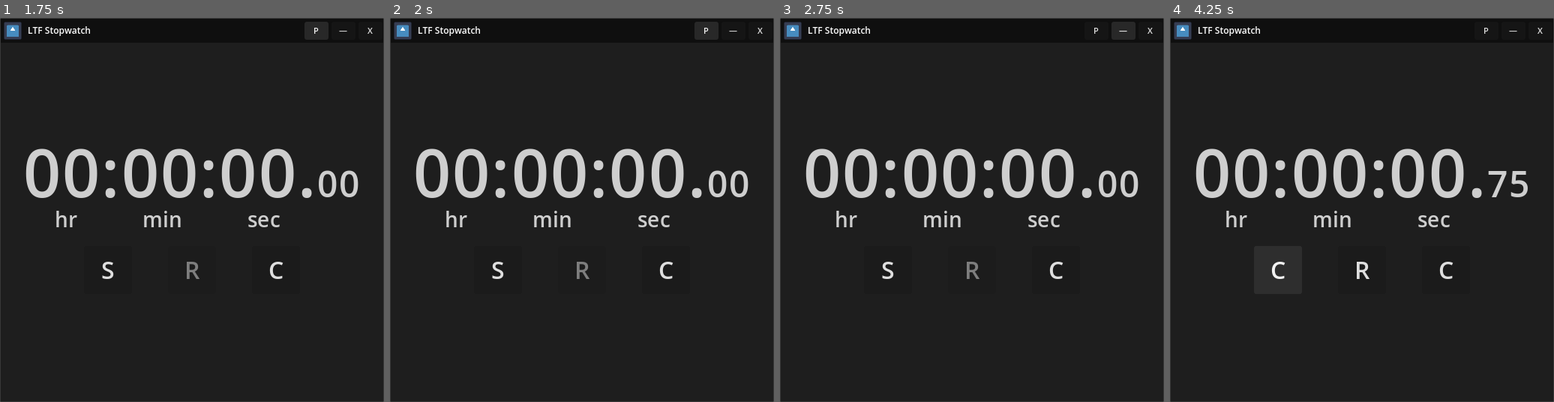
Above: before the commit, frames 1-4 (left to right).
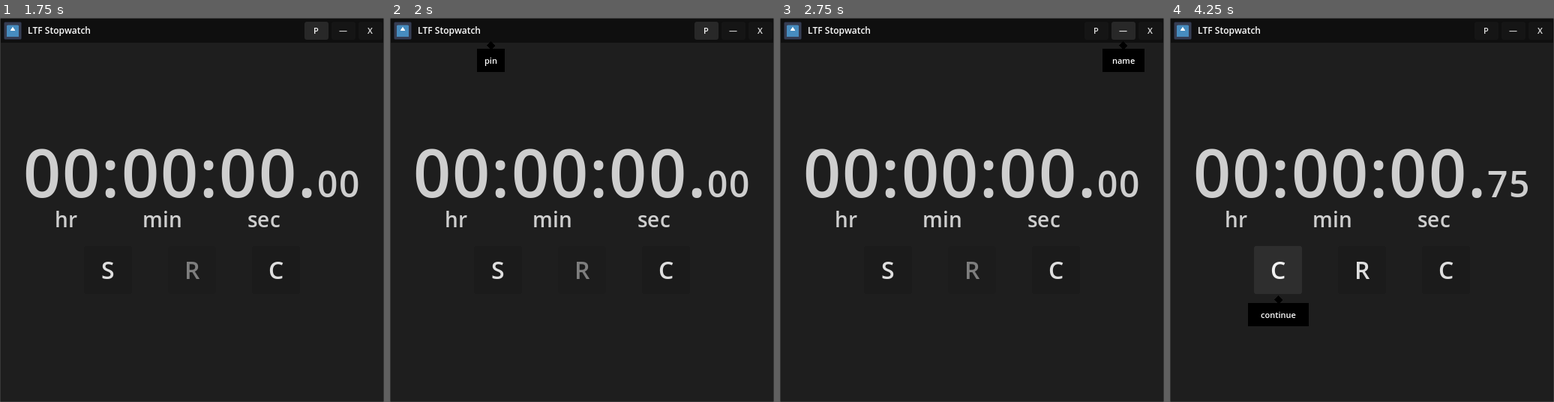
Above: after the commit, the same moments.

Repository: LiteFeather1/ltf-stopwatch
Game: Godot game, scene res://main.tscn
Two runs of this game, one before a commit and one after it. Both use one fixed random seed, a clock stepped at 60 frames per second and the inputs below. The engine's default icon, where the game draws it, is replaced by a stand-in: a white triangle on a blue panel in a dark square.
Inputs:
- Up to frame 1 (1.75 s): click "P" at 0.5 s; click "nP" at 1.25 s
- Up to frame 2 (2 s): no input
- Up to frame 3 (2.75 s): click "—" at 2 s
- Up to frame 4 (4.25 s): click "S" at 2.75 s; click "P" at 3.5 s

Frame 1 is identical in both runs. In frame 2, 0.4% of the frame differs, in the area x 22-30%, y 6-15%; in frame 3, 0.7%; in frame 4, 1.0%, in the area x 20-37%, y 72-81%.
Error before the commit: Cannot call method 'get_theme_font' on a null value. (res://scenes/pop_up.gd:19)

Commit message:
#25 chrome

Diff:
--- a/scenes/chrome.gd
+++ b/scenes/chrome.gd
@@ -2,42 +2,42 @@
 
 
 @export_category("Buttons")
-@export var b_close: ButtonPopUp
-@export var b_pin: ButtonPopUp
+@export var _b_close: ButtonPopUp
+@export var _b_pin: ButtonPopUp
 
 @export_category("Title")
-@export var l_title: Label
+@export var _l_title: Label
 
 @export_category("Win settings")
-@export var window_margin := Vector2i(-32, 32)
+@export var _window_margin := Vector2i(-32, 32)
 
-var dragging: bool
-var start_drag_pos: Vector2
+var _dragging: bool
+var _start_drag_pos: Vector2
 
-var previous_window_size: Vector2i
-var previous_window_position: Vector2i
+var _previous_window_size: Vector2i
+var _previous_window_position: Vector2i
 
-@onready var window: Window = get_window()
+@onready var _window: Window = get_window()
 
 
 func _ready() -> void:
-	l_title.text = ProjectSettings.get_setting("application/config/name")
+	_l_title.text = ProjectSettings.get_setting("application/config/name")
 
-	window.size_changed.connect(window_size_changed)
+	_window.size_changed.connect(window_size_changed)
 
 
 func _process(_delta: float) -> void:
-	if not dragging:
+	if not _dragging:
 		return
 
-	window.position += Vector2i(get_global_mouse_position() - start_drag_pos)
+	_window.position += Vector2i(get_global_mouse_position() - _start_drag_pos)
 
 
 func _on_chrome_gui_input(event: InputEvent) -> void:
 	var mb_event := event as InputEventMouseButton
 	if mb_event and mb_event.button_index == 1: # Left mouse click
-		dragging = not dragging
-		start_drag_pos = get_global_mouse_position()
+		_dragging = not _dragging
+		_start_drag_pos = get_global_mouse_position()
 
 
 func _close_window() -> void:
@@ -45,37 +45,37 @@
 
 
 func _minimise_window() -> void:
-	window.mode = Window.MODE_MINIMIZED
+	_window.mode = Window.MODE_MINIMIZED
 
 
 func _toggle_always_on_top(pinning: bool) -> void:
 	if pinning:
-		b_pin.text = "nP"
-		b_pin.set_pop_up_name("unpin")
+		_b_pin.text = "nP"
+		_b_pin.set_pop_up_name("unpin")
 
-		previous_window_position = window.position
+		_previous_window_position = _window.position
 
-		previous_window_size = window.size
-		window.size = window.min_size
+		_previous_window_size = _window.size
+		_window.size = _window.min_size
 
-		var win_id := window.current_screen
+		var win_id := _window.current_screen
 		var right := DisplayServer.screen_get_position(win_id).x\
 				+ DisplayServer.screen_get_size(win_id).x\
-				- window.size.x\
-				+ window_margin.x
-		var top := window_margin.y
-		window.position = Vector2i(right, top)
+				- _window.size.x\
+				+ _window_margin.x
+		var top := _window_margin.y
+		_window.position = Vector2i(right, top)
 	else:
-		b_pin.text = "P"
-		b_pin.set_pop_up_name("pin")
+		_b_pin.text = "P"
+		_b_pin.set_pop_up_name("pin")
 
-		window.size = previous_window_size
-		window.position = previous_window_position
+		_window.size = _previous_window_size
+		_window.position = _previous_window_position
 
-	b_close.visible = not pinning
-	window.always_on_top = pinning
+	_b_close.visible = not pinning
+	_window.always_on_top = pinning
 
 
 func window_size_changed() -> void:
 	await get_tree().process_frame
-	l_title.visible = b_pin.global_position.x - l_title.global_position.x - l_title.size.x > 2.0
+	_l_title.visible = _b_pin.global_position.x - _l_title.global_position.x - _l_title.size.x > 2.0
--- a/scenes/chrome.tscn
+++ b/scenes/chrome.tscn
@@ -4,7 +4,7 @@
 [ext_resource type="Texture2D" uid="uid://be575cxvyxn1y" path="res://icon.svg" id="2_041hg"]
 [ext_resource type="Script" path="res://scenes/button_pop_up.gd" id="3_whgq5"]
 
-[node name="chrome" type="ColorRect" node_paths=PackedStringArray("b_close", "b_pin", "l_title")]
+[node name="chrome" type="ColorRect" node_paths=PackedStringArray("_b_close", "_b_pin", "_l_title")]
 anchors_preset = 10
 anchor_right = 1.0
 offset_left = 1.0
@@ -15,9 +15,9 @@
 mouse_filter = 2
 color = Color(0, 0, 0, 0.498039)
 script = ExtResource("1_8lk40")
-b_close = NodePath("hbc_chrome/hbc_buttons/b_close_window")
-b_pin = NodePath("hbc_chrome/hbc_buttons/b_pin")
-l_title = NodePath("hbc_chrome/hbc_title/l_title")
+_b_close = NodePath("hbc_chrome/hbc_buttons/b_close_window")
+_b_pin = NodePath("hbc_chrome/hbc_buttons/b_pin")
+_l_title = NodePath("hbc_chrome/hbc_title/l_title")
 
 [node name="hbc_chrome" type="HBoxContainer" parent="."]
 layout_mode = 1
--- a/scenes/pop_up.tscn
+++ b/scenes/pop_up.tscn
@@ -2,7 +2,7 @@
 
 [ext_resource type="Script" path="res://scenes/pop_up.gd" id="1_vgt4r"]
 
-[node name="pop_up" type="ColorRect" node_paths=PackedStringArray("l_text", "dent", "_delay_to_appear")]
+[node name="pop_up" type="ColorRect" node_paths=PackedStringArray("_l_text", "_dent", "_delay_to_appear")]
 visible = false
 z_index = 1000
 anchors_preset = 5
@@ -16,8 +16,8 @@
 size_flags_horizontal = 3
 color = Color(0, 0, 0, 1)
 script = ExtResource("1_vgt4r")
-l_text = NodePath("l_text")
-dent = NodePath("dent")
+_l_text = NodePath("l_text")
+_dent = NodePath("dent")
 _delay_to_appear = NodePath("delay_to_appear")
 
 [node name="l_text" type="Label" parent="."]
